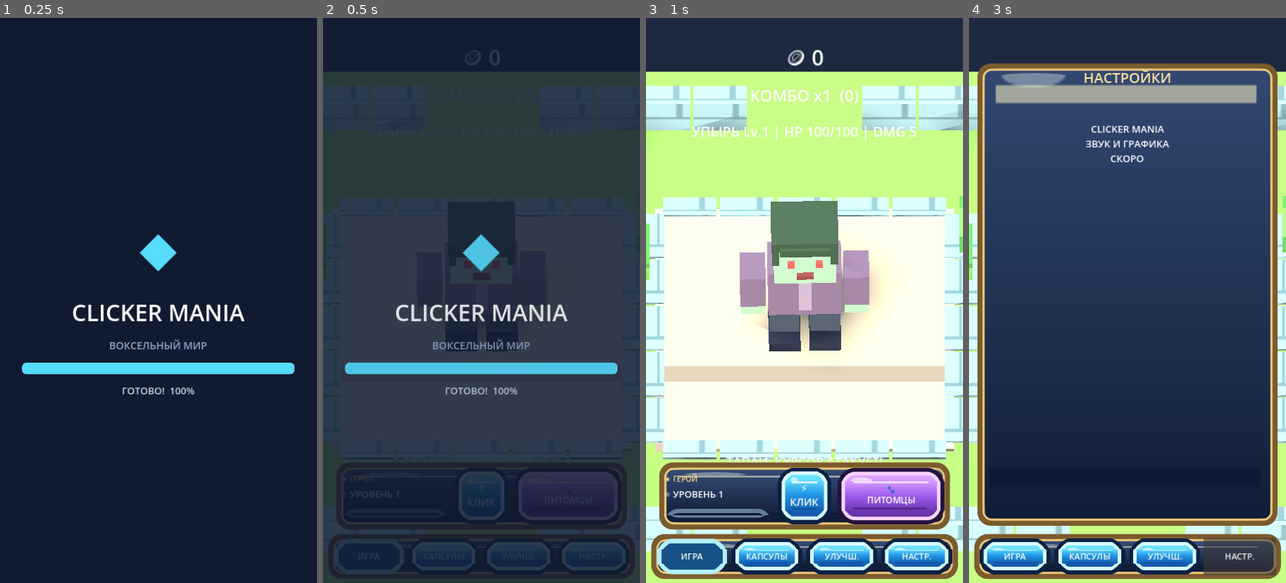
Above: before the commit, frames 1-4 (left to right).
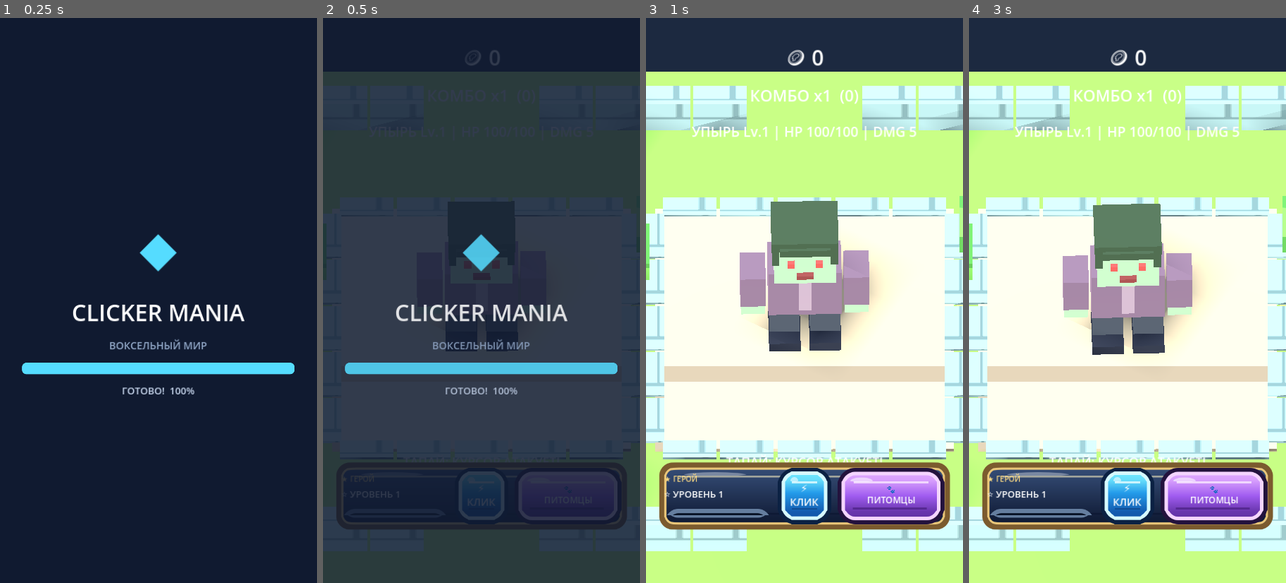
Above: after the commit, the same moments.

Repository: dozyFJ/clicker-mania
Game: Godot game, scene res://main.tscn
The game is run twice, just before and just after one commit, with the same random seed, the same clock (stepped at 60 frames per second) and the same inputs.
Inputs (mouse positions are in pixels of both pictures, inside the frame that each line leads up to):
- Up to frame 1 (0.25 s): no input
- Up to frame 2 (0.5 s): no input
- Up to frame 3 (1 s): click (690, 554) at 0.5 s, where only the run before the commit has a clickable "ИГРА"
- Up to frame 4 (3 s): click (1089, 554) at 1.25 s, where only the run before the commit has a clickable "КАПСУЛЫ"; click (1165, 554) at 2 s, where only the run before the commit has a clickable "УЛУЧШ."; click (1238, 554) at 2.75 s, where only the run before the commit has a clickable "НАСТР."

Frame 1 is identical in both runs. In frame 2, 3.3% of the frame differs, in the area x 1-99%, y 91-99%; in frame 3, 7.6%; in frame 4, 84%, in the area x 1-99%, y 5-100%.
Error before the commit: Invalid access to property or key 'position' on a base object of type 'Nil'. (res://main.gd:590)
Error after the commit: Parse Error: Cannot infer the type of "selected" variable because the value doesn't have a set type. (res://pages.gd:218)

Commit message:
Use direct touch selection and swipe scrolling on 3D capsule scene with capsule/pet index tabs

Diff:
--- a/pages.gd
+++ b/pages.gd
@@ -5,6 +5,8 @@
 var capsule_hud: Control
 var tab_buttons: Array[Button] = []
 var selected_capsule: int = 0
+var capsule_touch_start := Vector2.ZERO
+var capsule_dragged := false
 var capsule_prices := [100, 150, 200, 300, 450, 600, 800, 1000]
 var heading: Label
 var body: VBoxContainer
@@ -109,72 +111,46 @@
 	spacer.size_flags_vertical = Control.SIZE_EXPAND_FILL
 	body.add_child(spacer)
 	capsule_hud = Control.new()
-	capsule_hud.anchor_left = 0.035
-	capsule_hud.anchor_right = 0.965
-	capsule_hud.anchor_top = 0.15
+	capsule_hud.anchor_left = 0
+	capsule_hud.anchor_right = 1
+	capsule_hud.anchor_top = 0.09
 	capsule_hud.anchor_bottom = 1.0
-	capsule_hud.offset_bottom = -126
+	capsule_hud.offset_bottom = -124
+	capsule_hud.mouse_filter = Control.MOUSE_FILTER_STOP
+	capsule_hud.gui_input.connect(_capsule_input)
 	add_child(capsule_hud)
-	var title := Label.new()
-	title.text = "КАПСУЛЫ"
-	title.anchor_right = 1.0
-	title.offset_bottom = 62
-	title.horizontal_alignment = HORIZONTAL_ALIGNMENT_CENTER
-	title.add_theme_font_size_override("font_size", 38)
-	title.add_theme_color_override("font_color", Color("#ffe8a3"))
-	capsule_hud.add_child(title)
-	var scroll := ScrollContainer.new()
-	scroll.anchor_left = 0.0
-	scroll.anchor_right = 1.0
-	scroll.anchor_top = 0.0
-	scroll.anchor_bottom = 1.0
-	scroll.offset_top = 72
-	scroll.horizontal_scroll_mode = ScrollContainer.SCROLL_MODE_DISABLED
-	scroll.vertical_scroll_mode = ScrollContainer.SCROLL_MODE_AUTO
-	capsule_hud.add_child(scroll)
-	var grid := GridContainer.new()
-	grid.columns = 2
-	grid.size_flags_horizontal = Control.SIZE_EXPAND_FILL
-	grid.add_theme_constant_override("h_separation", 12)
-	grid.add_theme_constant_override("v_separation", 18)
-	scroll.add_child(grid)
-	for i in range(capsule_prices.size()):
-		var tile := Button.new()
-		tile.text = ""
-		tile.custom_minimum_size = Vector2(0, 285)
-		tile.size_flags_horizontal = Control.SIZE_EXPAND_FILL
-		tile.add_theme_stylebox_override("normal", _cartoon_style(0, 28))
-		tile.add_theme_stylebox_override("hover", _cartoon_style(0, 28))
-		tile.add_theme_stylebox_override("pressed", _cartoon_style(2, 28))
-		tile.add_theme_stylebox_override("focus", StyleBoxEmpty.new())
-		tile.pressed.connect(_select_capsule.bind(i))
-		grid.add_child(tile)
-		var egg := TextureRect.new()
-		egg.mouse_filter = Control.MOUSE_FILTER_IGNORE
-		egg.anchor_left = 0.10
-		egg.anchor_right = 0.90
-		egg.anchor_top = 0.04
-		egg.anchor_bottom = 0.76
-		egg.expand_mode = TextureRect.EXPAND_IGNORE_SIZE
-		egg.stretch_mode = TextureRect.STRETCH_KEEP_ASPECT_CENTERED
-		var atlas := AtlasTexture.new()
-		atlas.atlas = load("res://egg_pet_atlas.svg")
-		atlas.region = Rect2(0, 0, 256, 256)
-		egg.texture = atlas
-		egg.modulate = [Color("#e2b4ff"), Color("#9eeeff"), Color("#ffe19b"), Color("#a4ffc5"), Color("#ffb3d3"), Color("#ffbc8e"), Color("#b4baff"), Color("#f8e38e")][i]
-		tile.add_child(egg)
-		var price := Label.new()
-		price.text = str(capsule_prices[i]) + " МОНЕТ"
-		price.anchor_left = 0
-		price.anchor_right = 1
-		price.anchor_top = 0.78
-		price.anchor_bottom = 0.98
-		price.horizontal_alignment = HORIZONTAL_ALIGNMENT_CENTER
-		price.vertical_alignment = VERTICAL_ALIGNMENT_CENTER
-		price.mouse_filter = Control.MOUSE_FILTER_IGNORE
-		price.add_theme_font_size_override("font_size", 21)
-		price.add_theme_color_override("font_color", Color("#fff0ac"))
-		tile.add_child(price)
+	var top_tabs := HBoxContainer.new()
+	top_tabs.anchor_left = 0.06
+	top_tabs.anchor_right = 0.94
+	top_tabs.offset_top = 12
+	top_tabs.offset_bottom = 80
+	top_tabs.mouse_filter = Control.MOUSE_FILTER_PASS
+	capsule_hud.add_child(top_tabs)
+	for label_text in ["КАПСУЛЫ", "МОИ ПИТОМЦЫ"]:
+		var tab_button := Button.new()
+		tab_button.text = label_text
+		tab_button.size_flags_horizontal = Control.SIZE_EXPAND_FILL
+		tab_button.add_theme_font_size_override("font_size", 23)
+		tab_button.add_theme_stylebox_override("normal", _cartoon_style(2, 25))
+		tab_button.add_theme_stylebox_override("focus", StyleBoxEmpty.new())
+		if label_text == "МОИ ПИТОМЦЫ":
+			tab_button.pressed.connect(_show_pets)
+		else:
+			tab_button.pressed.connect(func() -> void: show_page(1))
+		top_tabs.add_child(tab_button)
+	var instruction := Label.new()
+	instruction.text = "НАЖМИ НА 3D-КАПСУЛУ • ЛИСТАЙ ВНИЗ"
+	instruction.anchor_left = 0
+	instruction.anchor_right = 1
+	instruction.anchor_top = 1
+	instruction.anchor_bottom = 1
+	instruction.offset_top = -60
+	instruction.offset_bottom = -12
+	instruction.horizontal_alignment = HORIZONTAL_ALIGNMENT_CENTER
+	instruction.mouse_filter = Control.MOUSE_FILTER_IGNORE
+	instruction.add_theme_font_size_override("font_size", 19)
+	instruction.add_theme_color_override("font_color", Color("#342a63"))
+	capsule_hud.add_child(instruction)
 	_load_inventory()
 	show_page(0)
 
@@ -212,7 +188,7 @@
 	for i in range(tab_buttons.size()):
 		tab_buttons[i].add_theme_stylebox_override("normal", _cartoon_style(5 if i == tab else 1, 25))
 	capsule_hud.visible = tab == 1
-	game.set_capsule_scene(false)
+	game.set_capsule_scene(tab == 1)
 	game.score_label.visible = home
 	game.combo_label.visible = home
 	game.hp_label.visible = home
@@ -232,6 +208,39 @@
 	else:
 		heading.text = "НАСТРОЙКИ"
 		feedback.text = "CLICKER MANIA\nЗВУК И ГРАФИКА\nСКОРО"
+
+func _capsule_input(event: InputEvent) -> void:
+	if event is InputEventScreenTouch:
+		if event.pressed:
+			capsule_touch_start = event.position
+			capsule_dragged = false
+		elif not capsule_dragged:
+			var selected := game.capsule_at_screen(event.position)
+			if selected >= 0:
+				_select_capsule(selected)
+	elif event is InputEventScreenDrag:
+		capsule_dragged = true
+		game.scroll_capsules(event.relative.y * 0.012)
+	elif event is InputEventMouseButton:
+		if event.button_index == MOUSE_BUTTON_WHEEL_DOWN and event.pressed:
+			game.scroll_capsules(0.65)
+		elif event.button_index == MOUSE_BUTTON_WHEEL_UP and event.pressed:
+			game.scroll_capsules(-0.65)
+		elif event.button_index == MOUSE_BUTTON_LEFT and event.pressed:
+			var selected := game.capsule_at_screen(event.position)
+			if selected >= 0:
+				_select_capsule(selected)
+
+func _show_pets() -> void:
+	page.visible = true
+	capsule_hud.visible = false
+	game.set_capsule_scene(false)
+	heading.text = "МОИ ПИТОМЦЫ"
+	feedback.text = "ПОЛУЧЕНО: " + str(inventory.size())
+	for pet in inventory:
+		feedback.text += "\n" + str(pet)
+	egg_button.visible = false
+	body.get_node("Action").visible = false
 
 func _select_capsule(index: int) -> void:
 	selected_capsule = index
